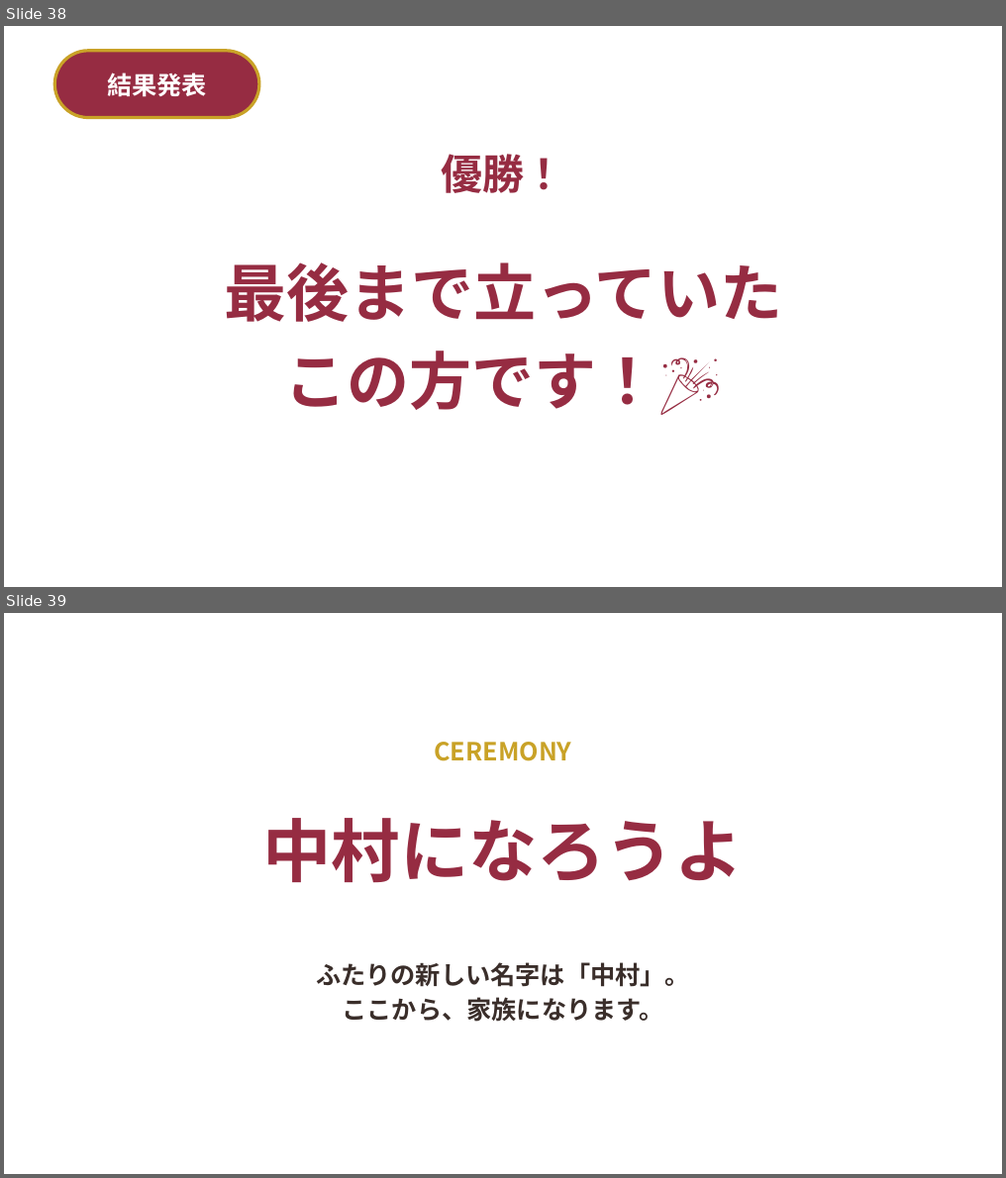
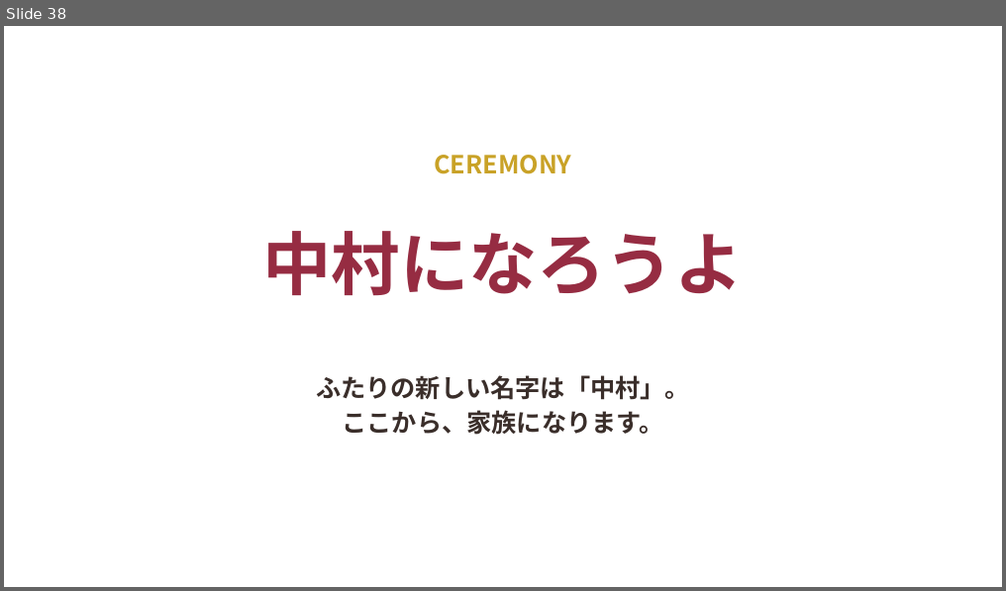
Before and after one commit to st01ohn03-coder/simple-alarm, a slide deck: wedding-deck/build/結婚式_2択クイズ＆ビンゴ.pptx. Shown one above the other, each under a label of ours: slides 38 and 39 before the commit, slide 38 after it. The pictures are 1006x1178 and 1006x591 pixels, drawn with LibreOffice and Linux fonts; fonts in the diff are those of the drawing; background and template pictures are left out. Boxes give left, top, right and bottom in pixels: in the first picture for what was removed or moved away, otherwise in the second. Text is boxed around its words. In the diff, an @@ line names an element or a change of style, - is before the commit and + after.

```diff
--- a/wedding-deck/build/結婚式_2択クイズ＆ビンゴ.pptx
+++ b/wedding-deck/build/結婚式_2択クイズ＆ビンゴ.pptx
@@ slide 38 removed at <box>4,26,1002,587</box>, background picture (left out) @@
@@ rounded rectangle removed at <box>54,51,259,118</box> @@
-結果発表
@@ text removed at <box>441,154,565,193</box> @@
-優勝！
@@ text removed at <box>224,263,782,415</box> @@
-最後まで立っていた
-この方です！🎉
@@ what was slide 39 is now slide 38 @@
```
Also in this commit, not shown: 1 slide changed, 5 other files.
